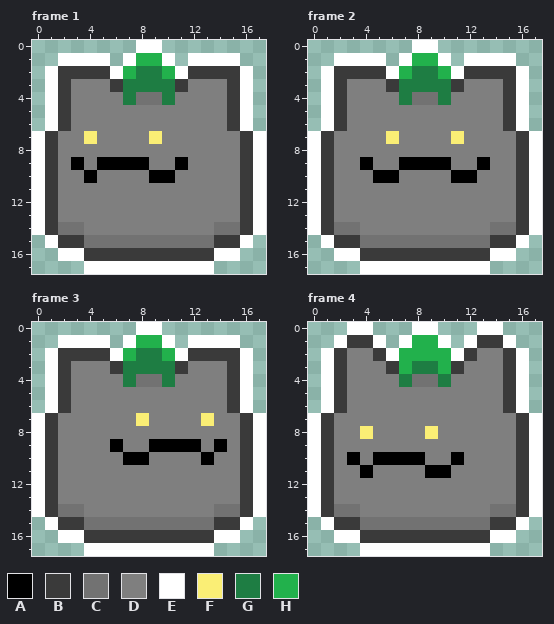
One commit to this pixel-art file: graphics/characters/plonk.ase. The picture above was drawn from the file before the commit.
18x18 pixels, 18 frames. Shown: frame 1, frame 2, frame 3, frame 4. The commit also changed other frames, which this record leaves out.
Palette (. is transparent): A #000000  B #3a3a3a  C #727272  D #7f7f7f  E #ffffff  F #faee75  G #1e7d43  H #22b14c
Pixels before, frame 1, first column x 0:
 0 ........EE........
 1 ..EEEE.EHHE.EEEE..
 2 .EBBBBEHGGHEBBBBE.
 3 .EBDDDBGGGGBDDDBE.
 4 .EBDDDDGCCGDDDDBE.
 5 .EBDDDDDDDDDDDDBE.
 6 .EBDDDDDDDDDDDDBE.
 7 EBDDFDDDDFDDDDDDBE
 8 EBDDDDDDDDDDDDDDBE
 9 EBDADAAAADDADDDDBE
10 EBDDADDDDAADDDDDBE
11 EBDDDDDDDDDDDDDDBE
12 EBDDDDDDDDDDDDDDBE
13 EBDDDDDDDDDDDDDDBE
14 EBCCDDDDDDDDDDCCBE
15 .EBBCCCCCCCCCCBBE.
16 ..EEBBBBBBBBBBEE..
17 ....EEEEEEEEEE....
Pixels before, frame 2, first column x 0:
 0 ........EE........
 1 ..EEEE.EHHE.EEEE..
 2 .EBBBBEHGGHEBBBBE.
 3 .EBDDDBGGGGBDDDBE.
 4 .EBDDDDGCCGDDDDBE.
 5 .EBDDDDDDDDDDDDBE.
 6 .EBDDDDDDDDDDDDBE.
 7 EBDDDDFDDDDFDDDDBE
 8 EBDDDDDDDDDDDDDDBE
 9 EBDDADDAAAADDADDBE
10 EBDDDAADDDDAADDDBE
11 EBDDDDDDDDDDDDDDBE
12 EBDDDDDDDDDDDDDDBE
13 EBDDDDDDDDDDDDDDBE
14 EBCCDDDDDDDDDDCCBE
15 .EBBCCCCCCCCCCBBE.
16 ..EEBBBBBBBBBBEE..
17 ....EEEEEEEEEE....
Pixels before, frame 3, first column x 0:
 0 ........EE........
 1 ..EEEE.EHHE.EEEE..
 2 .EBBBBEHGGHEBBBBE.
 3 .EBDDDBGGGGBDDDBE.
 4 .EBDDDDGCCGDDDDBE.
 5 .EBDDDDDDDDDDDDBE.
 6 .EBDDDDDDDDDDDDBE.
 7 EBDDDDDDFDDDDFDDBE
 8 EBDDDDDDDDDDDDDDBE
 9 EBDDDDADDAAAADADBE
10 EBDDDDDAADDDDADDBE
11 EBDDDDDDDDDDDDDDBE
12 EBDDDDDDDDDDDDDDBE
13 EBDDDDDDDDDDDDDDBE
14 EBCCDDDDDDDDDDCCBE
15 .EBBCCCCCCCCCCBBE.
16 ..EEBBBBBBBBBBEE..
17 ....EEEEEEEEEE....
Pixels before, frame 4, first column x 0:
 0 ...EE...EE...EE...
 1 ..EBBE.EHHE.EBBE..
 2 .EBDDBEHHHHEBDDBE.
 3 .EBDDDBHGGHBDDDBE.
 4 .EBDDDDGCCGDDDDBE.
 5 .EBDDDDDDDDDDDDBE.
 6 .EBDDDDDDDDDDDDBE.
 7 EBDDDDDDDDDDDDDDBE
 8 EBDDFDDDDFDDDDDDBE
 9 EBDDDDDDDDDDDDDDBE
10 EBDADAAAADDADDDDBE
11 EBDDADDDDAADDDDDBE
12 EBDDDDDDDDDDDDDDBE
13 EBDDDDDDDDDDDDDDBE
14 EBCCDDDDDDDDDDCCBE
15 .EBBCCCCCCCCCCBBE.
16 ..EEBBBBBBBBBBEE..
17 ....EEEEEEEEEE....
And afterwards:
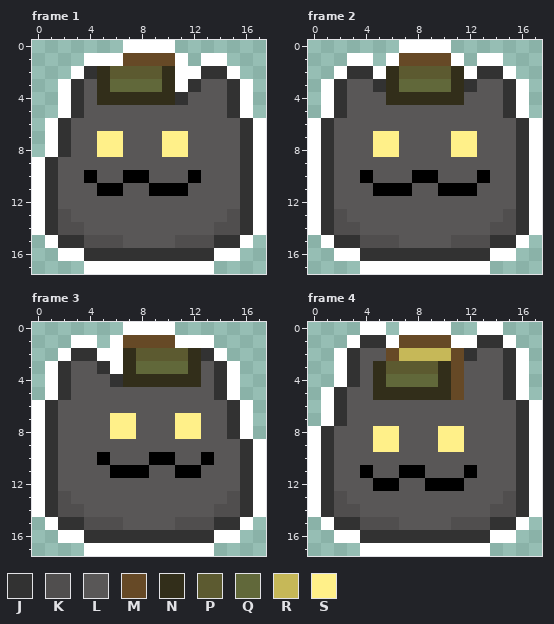
Colours new in this view: J #323232  K #504e4e  L #595757  M #664926  N #322e1a  P #5c5a30  Q #61683a  R #c6b858  S #fff089
What changed:
Changed rows in their new state; - is an unchanged pixel.
Frame 1:
first column x 0:
 0 -------E--E-------
 1 --..--EMMMME.--.--
 2 -..EJNPPPPN-EJJE.-
 3 -.EJLNQQQQNEJLLJ--
 4 -.EJLNNNNNNJLLLJ--
 5 -.EJLLLLLLLLLLLJ--
 6 --JLLLLLLLLLLLLLJE
 7 .EJLLSSLLLSSLLLLJ-
 8 .EJLLSSLLLSSLLLLJ-
 9 -JLLLLLLLLLLLLLLJ-
10 -JLL-LLAALLLALLLJ-
11 -JLLLAALLAAALLLLJ-
12 -JLLLLLLLLLLLLLLJ-
13 -JKLLLLLLLLLLLLKJ-
14 -JKKLLLLLLLLLLKKJ-
15 --JJKKKLLLLKKKJJ--
16 ----JJJJJJJJJJ----
Frame 2:
first column x 0:
 0 -------E--E-------
 1 --.--.EMMMME.--.--
 2 -.EJJENPPPPNEJJE.-
 3 --JLLJNQQQQNJLLJ--
 4 --JLLLNNNNNNLLLJ--
 5 --JLLLLLLLLLLLLJ--
 6 EJLLLLLLLLLLLLLLJE
 7 -JLLLSSLLLLSSLLLJ-
 8 -JLLLSSLLLLSSLLLJ-
 9 -JLLLLLLLLLLLLLLJ-
10 -JLLALLLAALLLALLJ-
11 -JLLLAAALLAAALLLJ-
12 -JLLLLLLLLLLLLLLJ-
13 -JKLLLLLLLLLLLLKJ-
14 -JKKLLLLLLLLLLKKJ-
15 --JJKKKLLLLKKKJJ--
16 ----JJJJJJJJJJ----
Frame 3:
first column x 0:
 0 -------E--E-------
 1 --.--.EMMMME--..--
 2 -.EJJE-NPPPPNJE..-
 3 --JLLJENQQQQNLJE.-
 4 --JLLLJNNNNNNLJE.-
 5 --JLLLLLLLLLLLJE.-
 6 EJLLLLLLLLLLLLLJ--
 7 -JLLLLSSLLLSSLLJE.
 8 -JLLLLSSLLLSSLLJE.
 9 -JLLLLLLLLLLLLLLJ-
10 -JLLLALLLAALL-LLJ-
11 -JLLLLAAALLAALLLJ-
12 -JLLLLLLLLLLLLLLJ-
13 -JKLLLLLLLLLLLLKJ-
14 -JKKLLLLLLLLLLKKJ-
15 --JJKKKLLLLKKKJJ--
16 ----JJJJJJJJJJ----
Frame 4:
first column x 0:
 0 ---.-E-E--E-------
 1 --.EJJEMMMME-JJ---
 2 -.EJLLMRRRRMJLLJ--
 3 -.EJLNPPPPNMLLLJ--
 4 -.EJLNQQQQNMLLLJ--
 5 --JLLNNNNNNMLLLJ--
 6 --JLLLLLLLLLLLLLJE
 7 .EJLLLLLLLLLLLLLJ-
 8 -JLLLSSLLLSSLLLLJ-
 9 -JLLLSSLLLSSLLLLJ-
10 -JLLLLLLLLLLLLLLJ-
11 -JLL-LLAALLLALLLJ-
12 -JLLLAALLAAALLLLJ-
13 -JKLLLLLLLLLLLLKJ-
14 -JKKLLLLLLLLLLKKJ-
15 --JJKKKLLLLKKKJJ--
16 ----JJJJJJJJJJ----
Changed places in both pictures, as pixel boxes (x1, y1, x2, y2):
changed: (32, 40, 266, 261)
changed: (308, 40, 542, 261)
changed: (32, 322, 266, 543)
changed: (308, 322, 542, 543)
